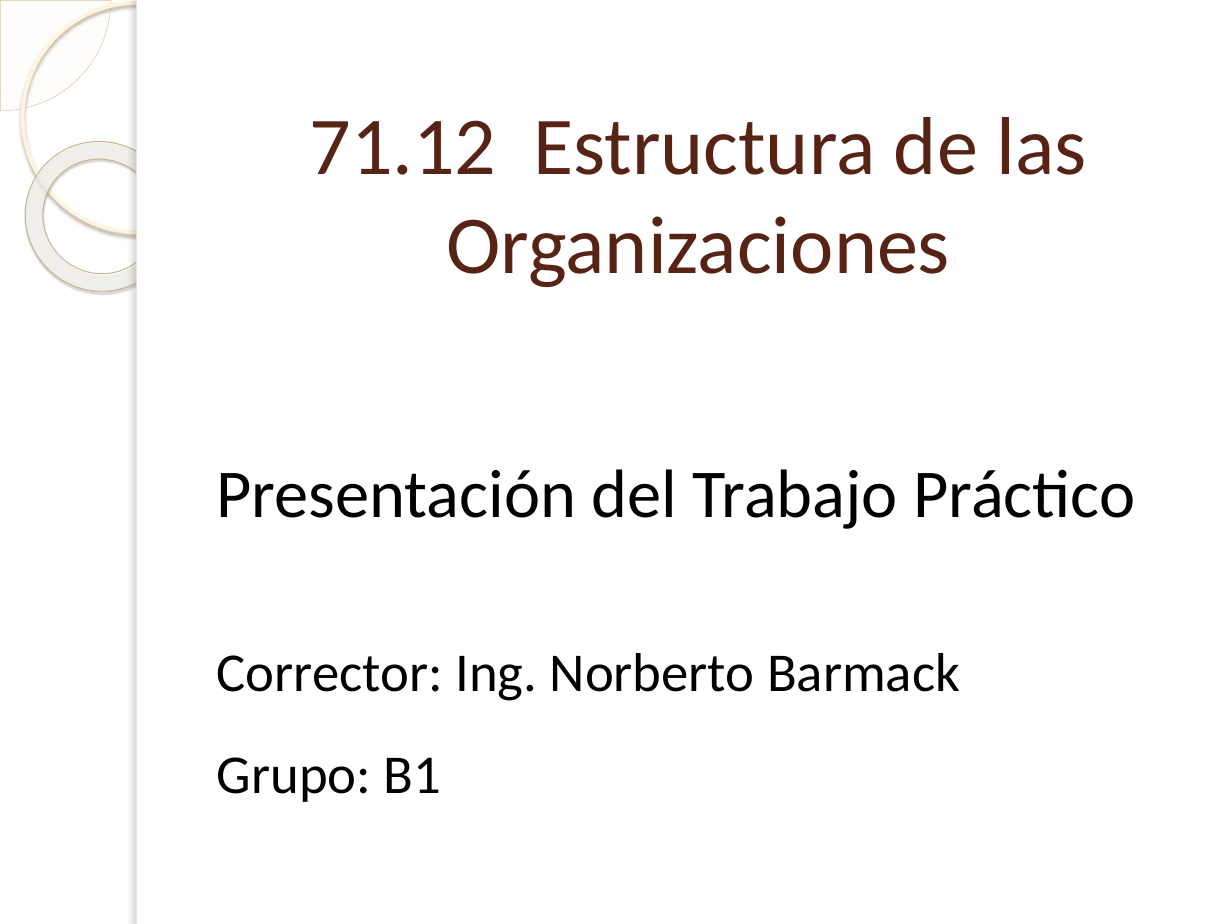
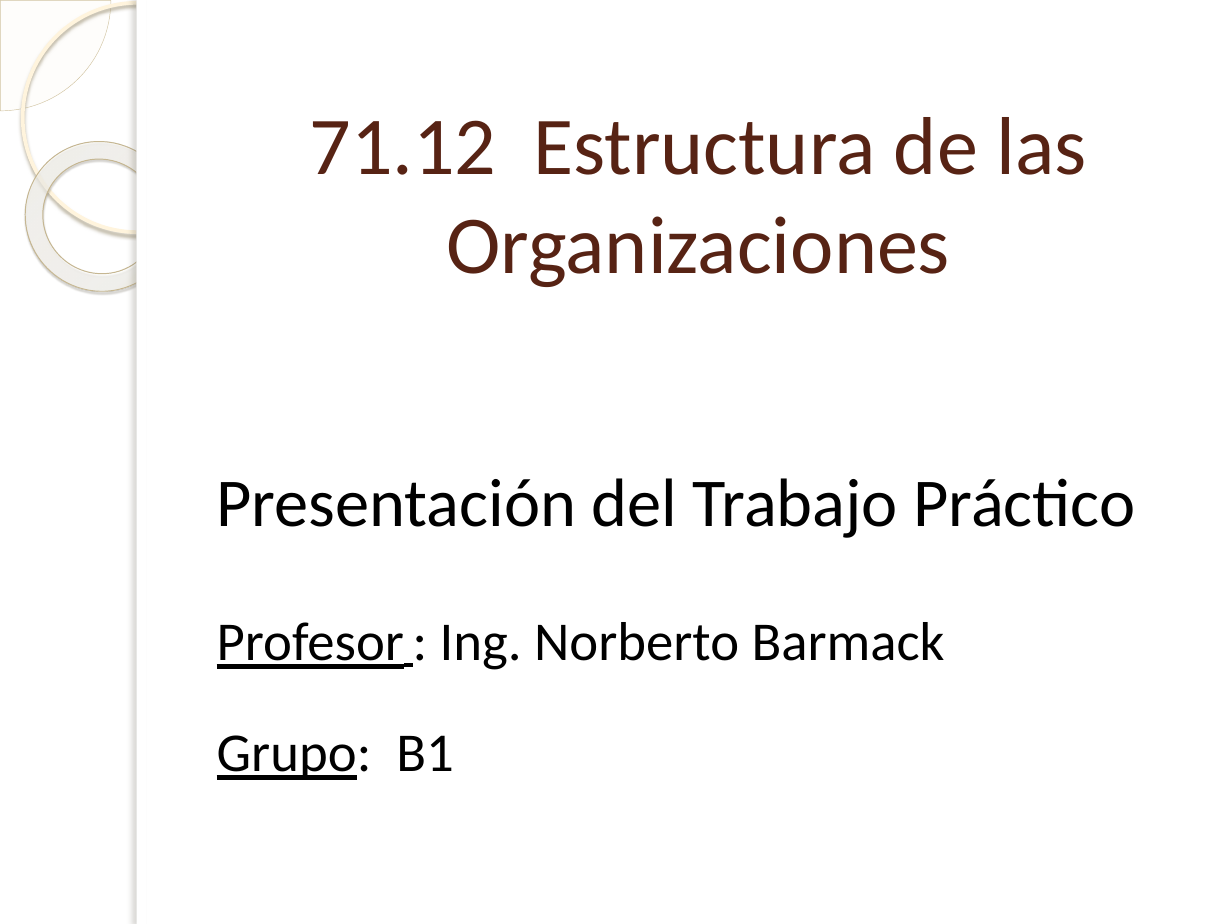
Before and after one commit to Bloodclot24/empresitas, a slide deck: slide 1 of Presentacion/Presentacion.ppsx. Drawn at 1232x924 pixels with LibreOffice and Linux fonts; fonts in the diff are those of the drawing; background and template pictures are left out. Boxes give left, top, right and bottom in pixels: in the first picture for what was removed or moved away, otherwise in the second. Text is boxed around its words. In the diff, an @@ line names an element or a change of style, - is before the commit and + after.

```diff
--- a/Presentacion/Presentacion.ppsx
+++ b/Presentacion/Presentacion.ppsx
@@ text at [217,478,1135,780]: underline on in "Grupo:"; line spacing 0.9 to 1 @@
@@ text at [217,622,945,670]: text changed @@
-Corrector: Ing. Norberto Barmack
+Profesor : Ing. Norberto Barmack
```
Also in this commit, not shown: 10 other slides changed, 15 slides added, 1 slide removed, 5 other files.
